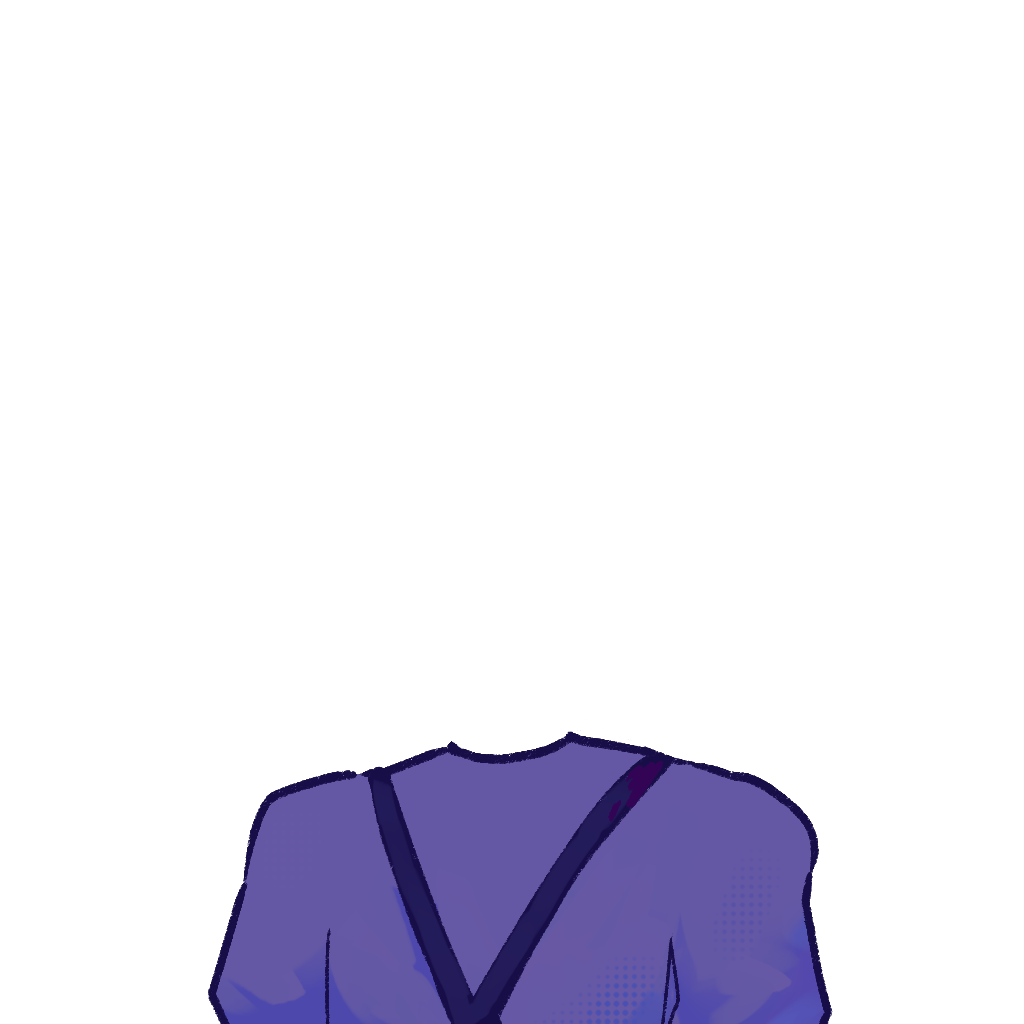
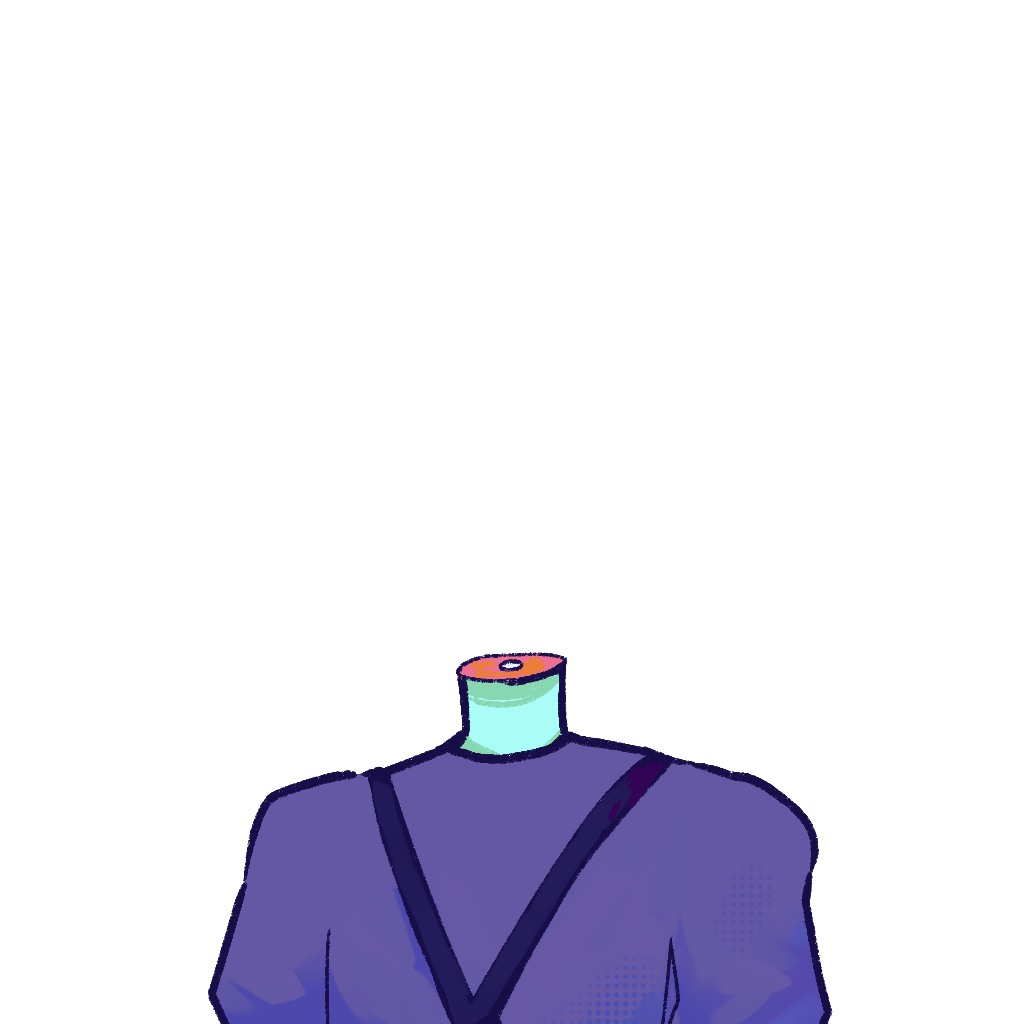
Layer changes from the first w=1024, h=1024 image to the second:
added layer "Paint Layer 11" in group "Group 7" over [434, 652, 569, 757]
painted on "Paint Layer 10" over [434, 704, 569, 757]
painted on "Paint Layer 6" over [434, 652, 569, 757]
painted on "Paint Layer 9" over [434, 652, 569, 757]
painted on "Paint Layer 8" over [434, 652, 569, 757]
